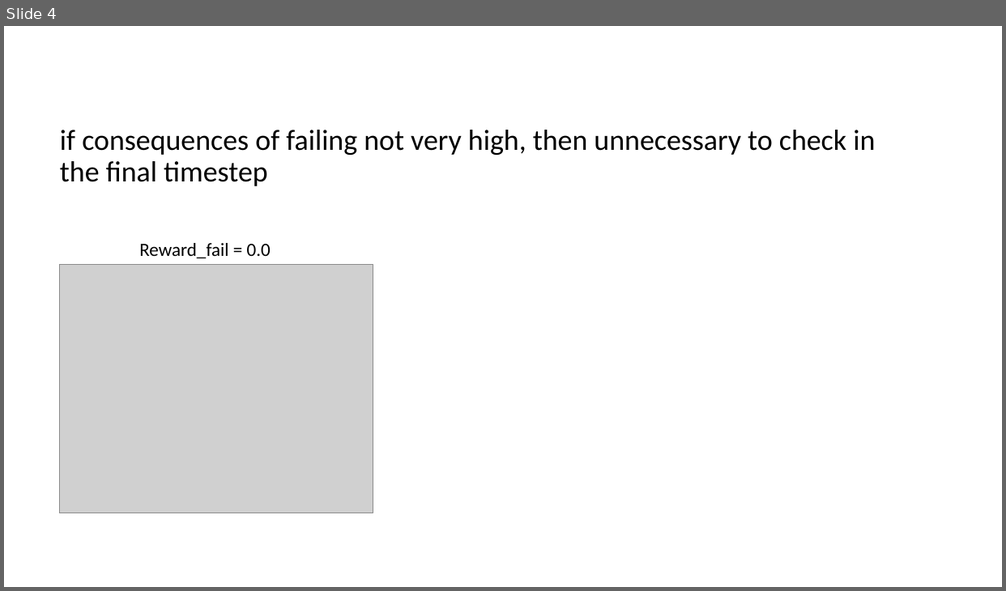
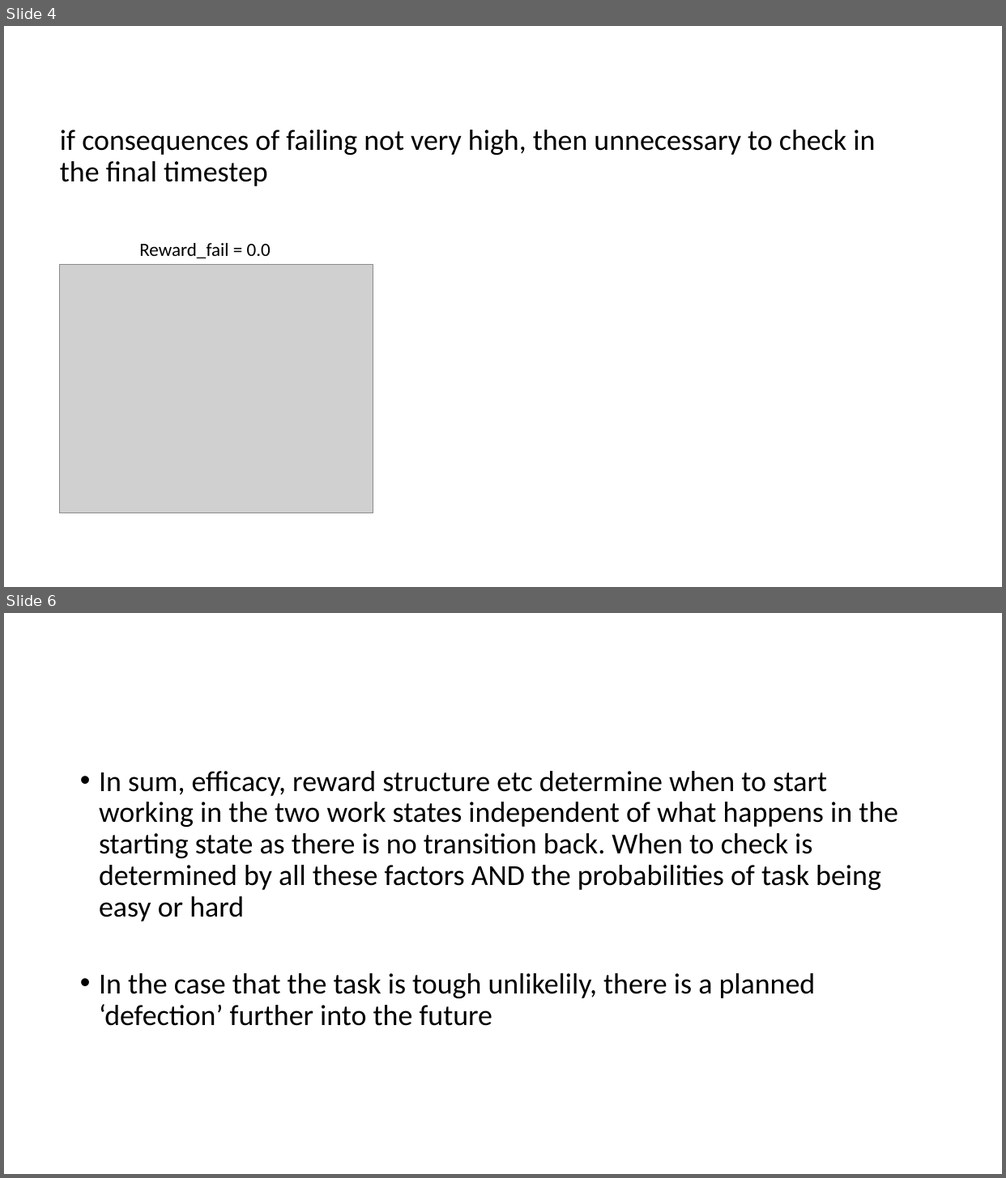
Before and after one commit to SahitiC/procrastination_code, a slide deck: results and plots/Planned _defections.pptx. Shown one above the other, each under a label of ours: slide 4 before the commit, slides 4 and 6 after it; the slides between them are not shown. The pictures are 1006x591 and 1006x1178 pixels, drawn with LibreOffice and Linux fonts; fonts in the diff are those of the drawing; grey boxes stand for pictures. Boxes give left, top, right and bottom in pixels: in the first picture for what was removed or moved away, otherwise in the second. Text is boxed around its words. In the diff, an @@ line names an element or a change of style, - is before the commit and + after.

Commit message:
plotting effect of difficulty probability on planned defections

```diff
--- a/results and plots/Planned _defections.pptx
+++ b/results and plots/Planned _defections.pptx
@@ slide 6 added at [4,613,1002,1174], background #FFFFFF @@
@@ text added at [99,771,898,1026], 28 pt, text #000000 @@
+• In sum, efficacy, reward structure etc determine when to start working in the two work states independent of what happens in the starting state as there is no transition back. When to check is determined by all these factors AND the probabilities of task being easy or hard
+• In the case that the task is tough unlikelily, there is a planned ‘defection’ further into the future
```
Also in this commit, not shown: 1 slide changed, 1 other slide added, 1 slide removed, 5 other files.
